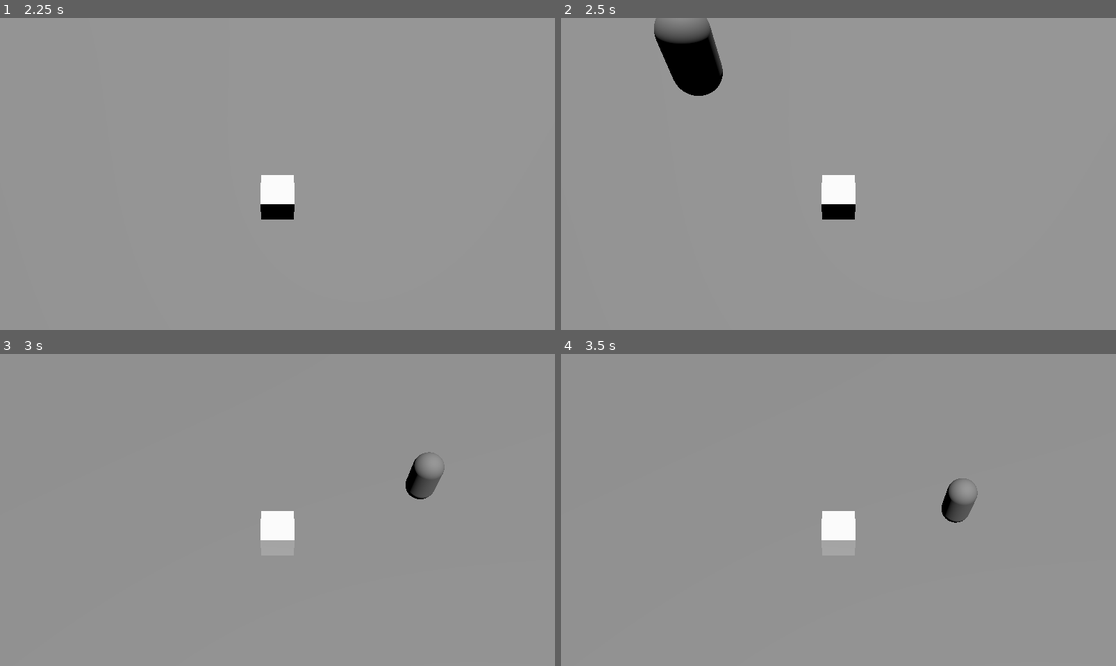
Above: before the commit, frames 1-4 (two rows, left to right).
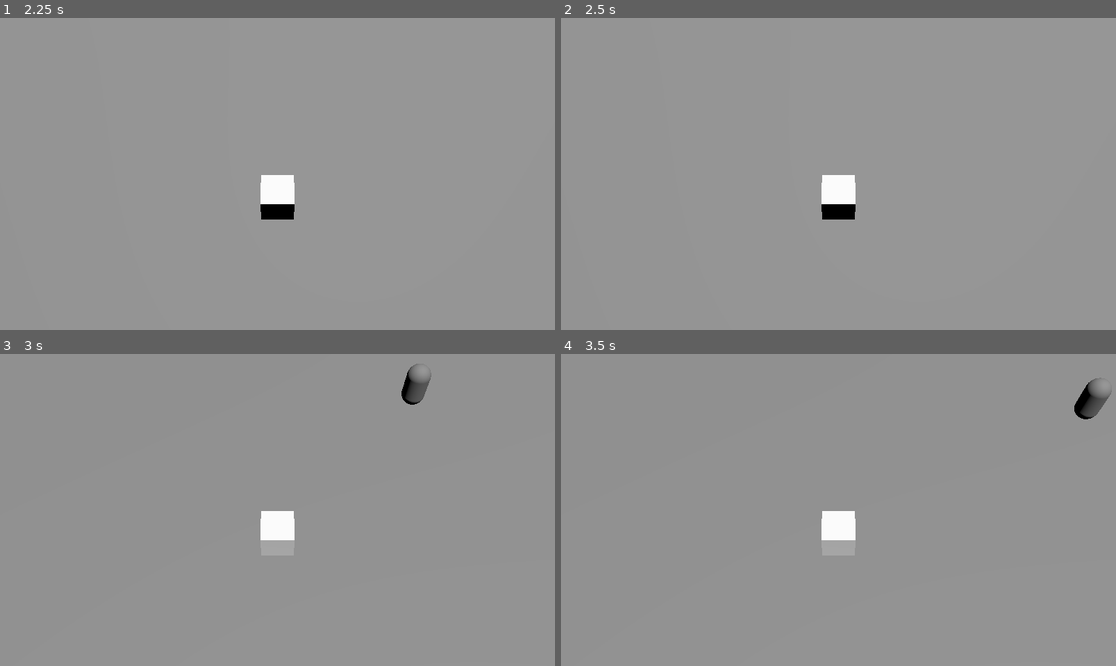
Above: after the commit, the same moments.

Repository: Tchetchouille/GMTK2024
Game: Godot game, scene res://scenes/main.tscn
Two runs of this game, one before a commit and one after it. Both use one fixed random seed, a clock stepped at 60 frames per second and the inputs below. This scene is started directly instead of the project's main scene.
Inputs (mouse positions are in pixels of both pictures, inside the frame that each line leads up to):
- Up to frame 1 (2.25 s): tap Enter at 0.5, 2 s; move the mouse to (249, 236) at 0.52 s; hold W (move_forward) 0.53-2.03 s; click (249, 236) at 0.6 s; tap Space at 1.25 s; move the mouse to (444, 220) at 1.27 s; click (444, 220) at 1.35 s; move the mouse to (111, 127) at 2.02 s; hold A (move_left) from 2.03 s (still down); click (111, 127) at 2.1 s
- Up to frame 2 (2.5 s): keep holding A (move_left)
- Up to frame 3 (3 s): keep holding A (move_left); move the mouse to (305, 510) at 2.77 s; click (305, 510) at 2.85 s
- Up to frame 4 (3.5 s): keep holding A (move_left)

Frame 1 is identical in both runs. In frame 2, 2.2% of the frame differs, in the area x 16-30%, y 0-25%; in frame 3, 0.9%; in frame 4, 0.9%.

Commit message:
Enemy speed based on scale

Diff:
--- a/scripts/enemy.gd
+++ b/scripts/enemy.gd
@@ -1,22 +1,22 @@
 extends CharacterBody3D
 
-@export var speed: float = 20.0
+@export var base_speed: float = 20.0
 @export var gravity: float = 20.0
 @export var knockback_strength: float = 30.0
 @export var knockback_duration: float = 0.5  # Knockback duration in seconds
 @export var target: CharacterBody3D
 @export var gem_scene: PackedScene
 
-
 var knockback_timer: float = 0.0
 var knockback_velocity: Vector3 = Vector3.ZERO
 var in_knockback: bool = false  # Track if the character is currently being knocked back
 var health: int = 0  # Health will be set based on the scale value
+var speed: float = base_speed  # Speed will be adjusted based on target's scale_
 
 signal enemy_died
 
 func _ready():
-	# Set health based on the scale of the enemy
+	# Set enemy's health based on its scale
 	health = int(transform.basis.get_scale().length())
 
 func _physics_process(_delta):
@@ -34,6 +34,8 @@
 
 func move_towards_target(_delta):
 	if target and not in_knockback:
+		if "scale_" in target:
+			speed = base_speed * target.scale_
 		var direction = calculate_direction_to_target(target)
 		update_velocity(direction)
 
